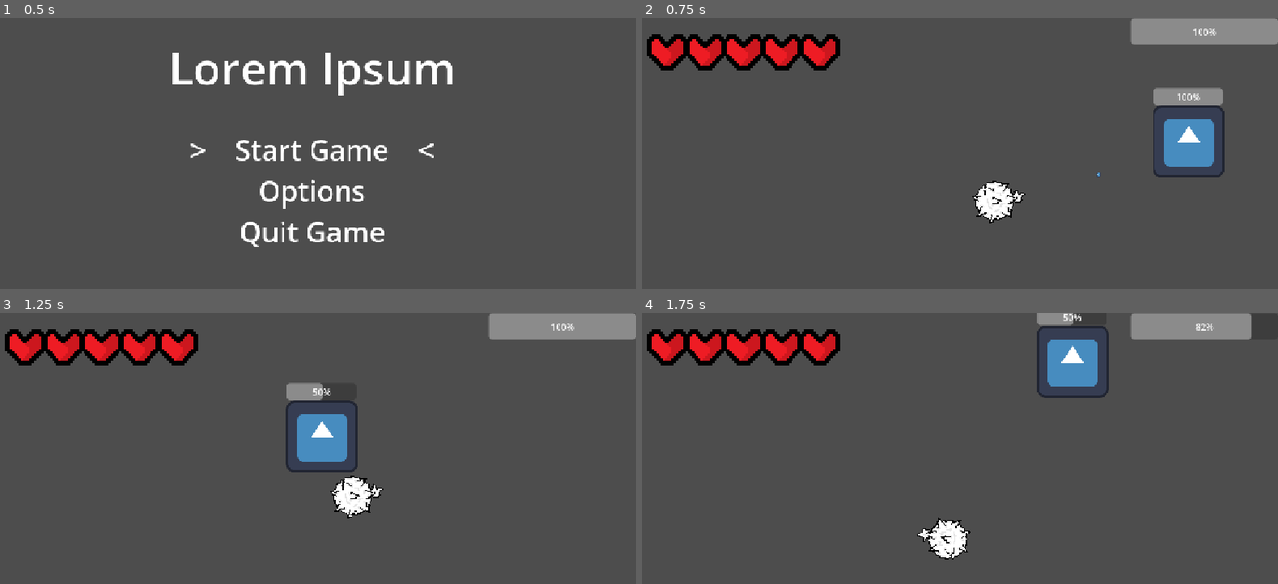
Above: before the commit, frames 1-4 (two rows, left to right).
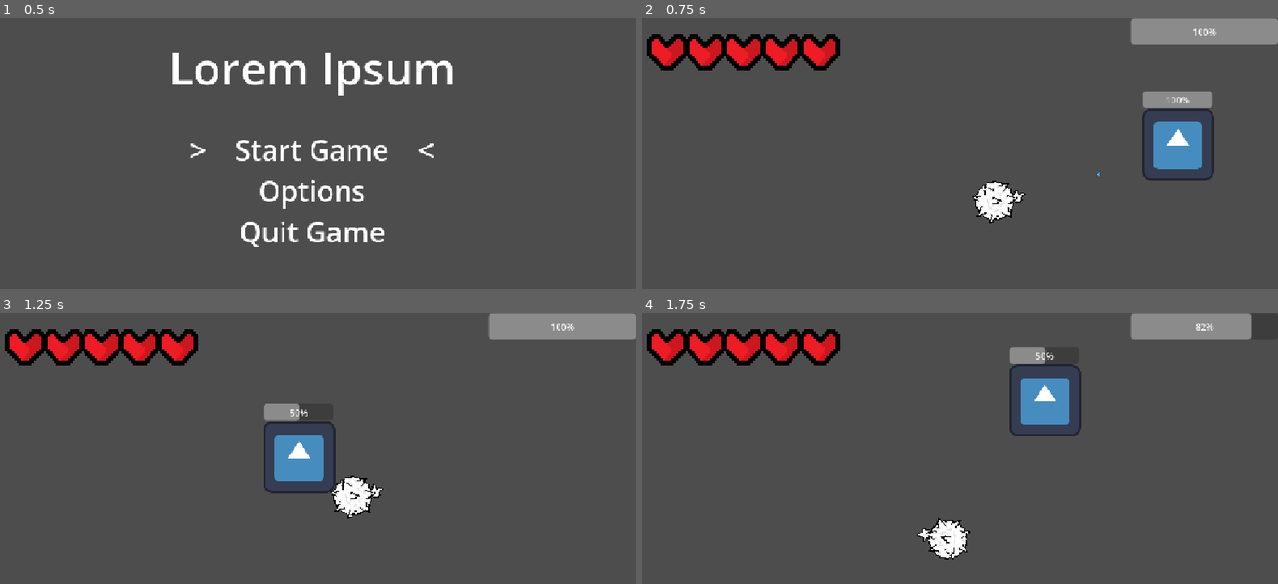
Above: after the commit, the same moments.

Repository: HippoProgrammer/game-jam-game
Game: Godot game, scene res://scenes/main-menu.tscn
Two runs of this game, one before a commit and one after it. Both use one fixed random seed, a clock stepped at 60 frames per second and the inputs below. The engine's default icon, where the game draws it, is replaced by a stand-in: a white triangle on a blue panel in a dark square.
Inputs (mouse positions are in pixels of both pictures, inside the frame that each line leads up to):
- Up to frame 1 (0.5 s): no input
- Up to frame 2 (0.75 s): tap Enter (ui_accept) at 0.5 s; move the mouse to (1099, 180) at 0.52 s; hold Right (ui_right) from 0.53 s (still down); click (1099, 180) at 0.6 s
- Up to frame 3 (1.25 s): keep holding Right (ui_right); tap Enter (ui_accept) at 0.77 s
- Up to frame 4 (1.75 s): move the mouse to (826, 513) at 1.27 s; release Right (ui_right) at 1.28 s; hold Down (ui_down) from 1.28 s (still down); right-click (826, 513) at 1.35 s; tap Enter (ui_accept) at 1.52 s

Frame 1 is identical in both runs. In frame 2, 2.0% of the frame differs, in the area x 78-92%, y 25-60%; in frame 3, 3.2%; in frame 4, 3.7%, in the area x 57-74%, y 0-46%.

Commit message:
Make enemies actually move
- Need to still make nav callback not every frame

Diff:
--- a/scenes/main.tscn
+++ b/scenes/main.tscn
@@ -22,6 +22,7 @@
 [node name="BasicEnemy" parent="." unique_id=1883996621 instance=ExtResource("1_jyhfs")]
 position = Vector2(424, -104)
 metadata/movement_speed = 100.0
+metadata/los_range = 100000.0
 
 [node name="Player" parent="." unique_id=401100565 instance=ExtResource("1_sugp2")]
 
--- a/scripts/enemy_stuff/basic_enemy.gd
+++ b/scripts/enemy_stuff/basic_enemy.gd
@@ -65,20 +65,28 @@
 # then we can just derive behavoiur from here, ie. state idle has its own distinct behavoiur from attack...
 
 func _chase(delta) -> void:
+	#print("chasing")
 	movement_delta = movement_speed * delta
 	nav.set_target_position(target.global_position)
+	#print(target)
 
 	if NavigationServer2D.map_get_iteration_id(nav.get_navigation_map()) == 0:
+		#print(NavigationServer2D.map_get_iteration_id(nav.get_navigation_map()))
 		return
 	if nav.is_navigation_finished():
+		#print(nav.is_navigation_finished())
 		return
 
 	var next_path_position: Vector2 = nav.get_next_path_position()
+	#print(nav.get_next_path_position())
 	#var new_velocity: Vector2 = global_position.direction_to(next_path_position) * movement_delta
 
 	nav.set_velocity(global_position.direction_to(next_path_position) * movement_speed)
+	var direction: Vector2 = global_position.direction_to(next_path_position)
+	global_position += direction * movement_delta
 
 func _spotted(delta) -> void:
+	#print("player spotted")
 	_chase(delta)
 	# sound effects, animations etc..
 
